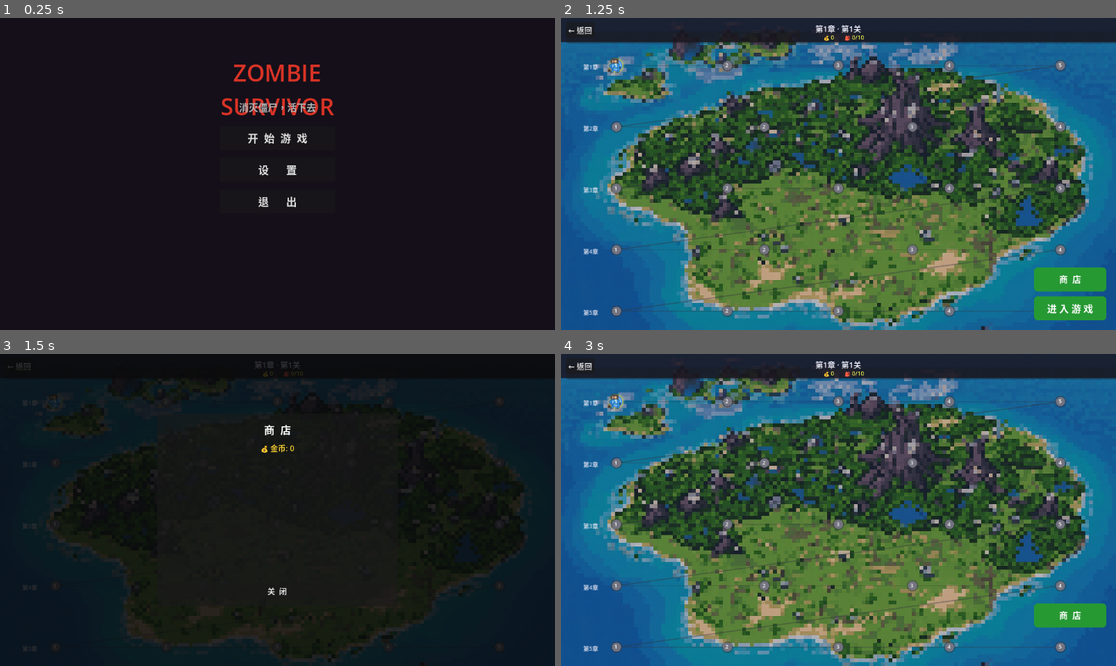
Above: before the commit, frames 1-4 (two rows, left to right).
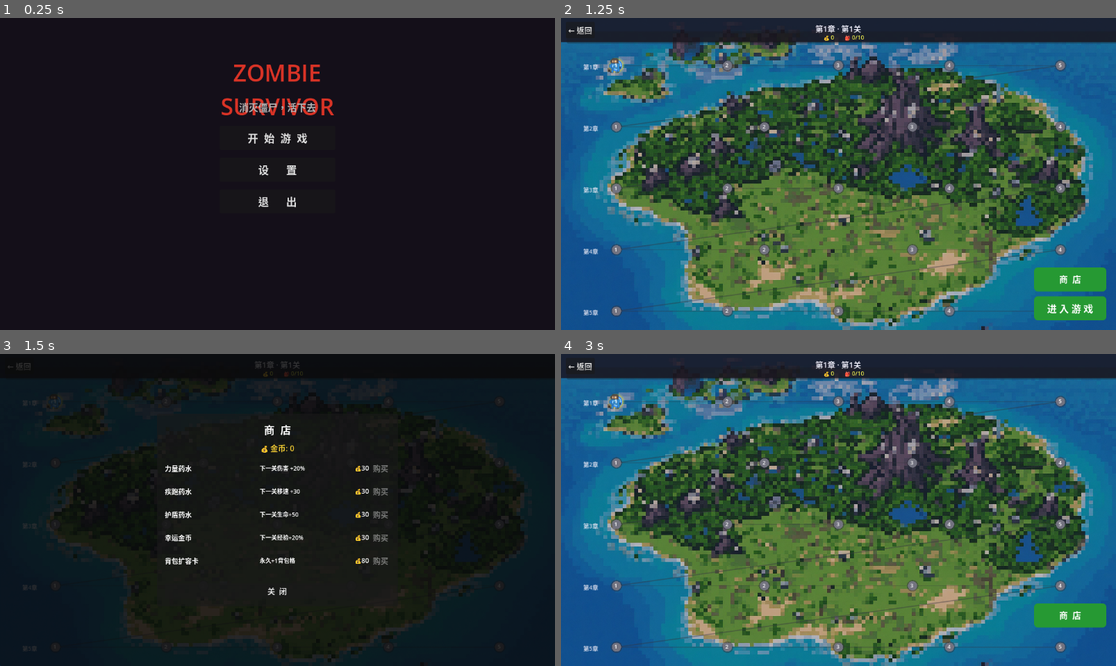
Above: after the commit, the same moments.

Repository: ebly/shoot
Game: Godot game, scene res://scenes/main_menu.tscn
The game is run twice, just before and just after one commit, with the same random seed, the same clock (stepped at 60 frames per second) and the same inputs.
Inputs:
- Up to frame 1 (0.25 s): no input
- Up to frame 2 (1.25 s): click "开 始 游 戏" at 0.5 s
- Up to frame 3 (1.5 s): click "商 店" at 1.25 s
- Up to frame 4 (3 s): click "← 返回" at 2 s; click "关 闭" at 2.75 s

Frames 1-2 are identical in both runs. In frame 3, 1.2% of the frame differs, in the area x 29-70%, y 35-68%; in frame 4, nothing differs.
Error before the commit: Cannot call method 'get_children' on a null value. (res://scripts/ui/shop_panel.gd:26)

Commit message:
修复shop路径bug：缺少CenterPanel/前缀

Diff:
--- a/scripts/ui/shop_panel.gd
+++ b/scripts/ui/shop_panel.gd
@@ -21,8 +21,8 @@
 		{"name": "背包扩容卡", "desc": "永久+1背包格",    "cost": 80, "type": "slot_unlock",  "effect": 1},
 	]
 
-	# 清空旧商品
-	var container: VBoxContainer = $VBox/Scroll/Grid
+	# 清空商品
+	var container: VBoxContainer = $CenterPanel/VBox/Scroll/Grid
 	for c in container.get_children():
 		c.queue_free()
 
@@ -57,7 +57,7 @@
 		row.add_child(buy_btn)
 
 	# 顶部金币
-	$VBox/GoldLabel.text = "💰 金币: %d" % GameManager.gold
+	$CenterPanel/VBox/GoldLabel.text = "💰 金币: %d" % GameManager.gold
 
 
 func _on_buy_pressed(item: Dictionary) -> void:
Not shown, changed: reasonix.toml
